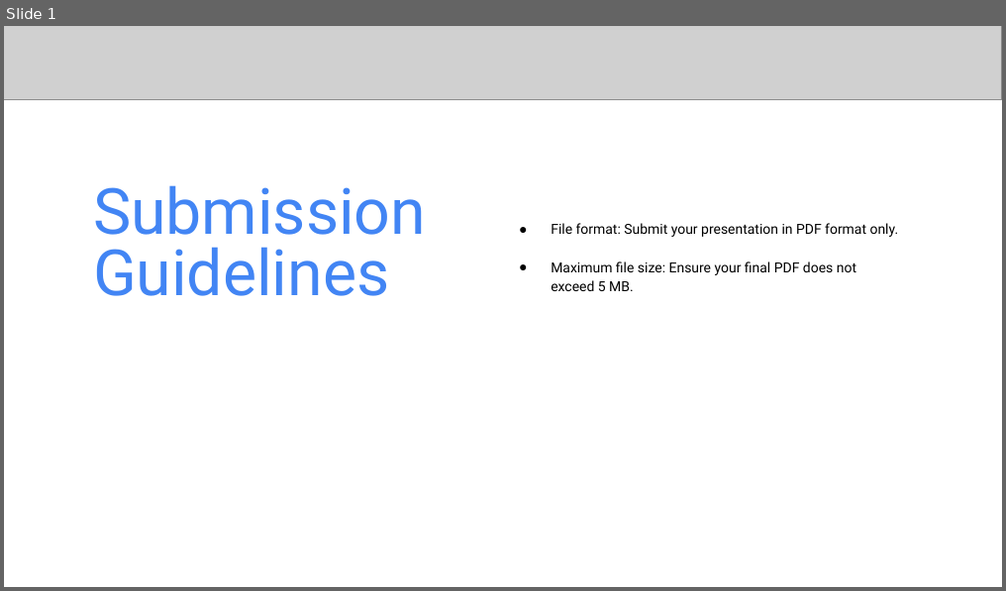
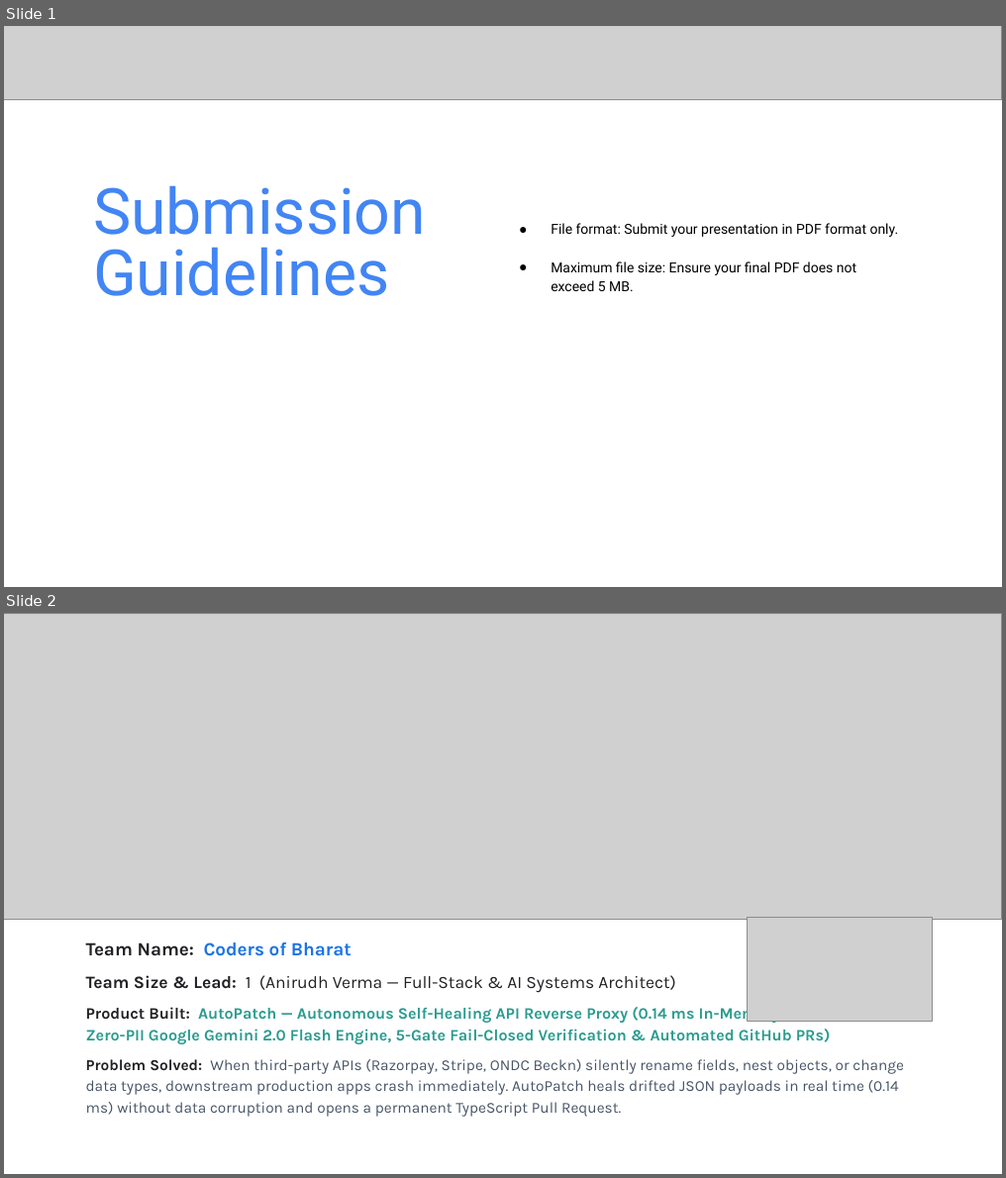
Before and after one commit to Asqi06/Buildathon, a slide deck: Startup_Buildathon_Coders_of_Bharat_AutoPatch.pptx. Shown one above the other, each under a label of ours: slide 1 before the commit, slides 1 and 2 after it. The pictures are 1006x591 and 1006x1178 pixels, drawn with LibreOffice and Linux fonts; fonts in the diff are those of the drawing; grey boxes stand for pictures. Boxes give left, top, right and bottom in pixels: in the first picture for what was removed or moved away, otherwise in the second. Text is boxed around its words. In the diff, an @@ line names an element or a change of style, - is before the commit and + after.

Commit message:
chore(deck): remove explicit % weights from UI and update pitch deck with clear explanations and live screenshots

```diff
--- a/Startup_Buildathon_Coders_of_Bharat_AutoPatch.pptx
+++ b/Startup_Buildathon_Coders_of_Bharat_AutoPatch.pptx
@@ slide 2 added at (4, 613, 1002, 1174), background #FFFFFF @@
@@ picture added at (4, 613, 1002, 919) @@
@@ picture added at (747, 917, 932, 1021) @@
@@ text added at (86, 943, 904, 1117), 11 pt, text #475467 @@
+Team Name: Coders of Bharat
+Team Size & Lead: 1 (Anirudh Verma — Full-Stack & AI Systems Architect)
+Product Built: AutoPatch — Autonomous Self-Healing API Reverse Proxy (0.14 ms In-Memory Rule Cache, Zero-PII Google Gemini 2.0 Flash Engine, 5-Gate Fail-Closed Verification & Automated GitHub PRs)
+Problem Solved: When third-party APIs (Razorpay, Stripe, ONDC Beckn) silently rename fields, nest objects, or change data types, downstream production apps crash immediately. AutoPatch heals drifted JSON payloads in real time (0.14 ms) without data corruption and opens a permanent TypeScript Pull Request.
```
Also in this commit, not shown: 6 other slides added, 7 slides removed, 4 other files.
